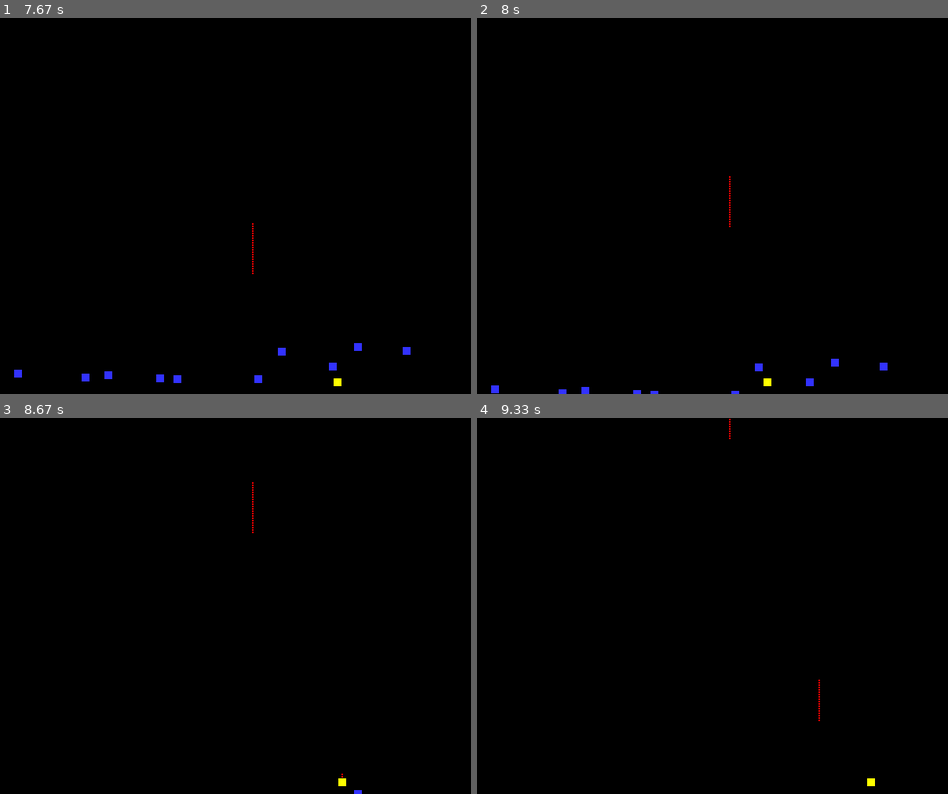
Above: before the commit, frames 1-4 (two rows, left to right).
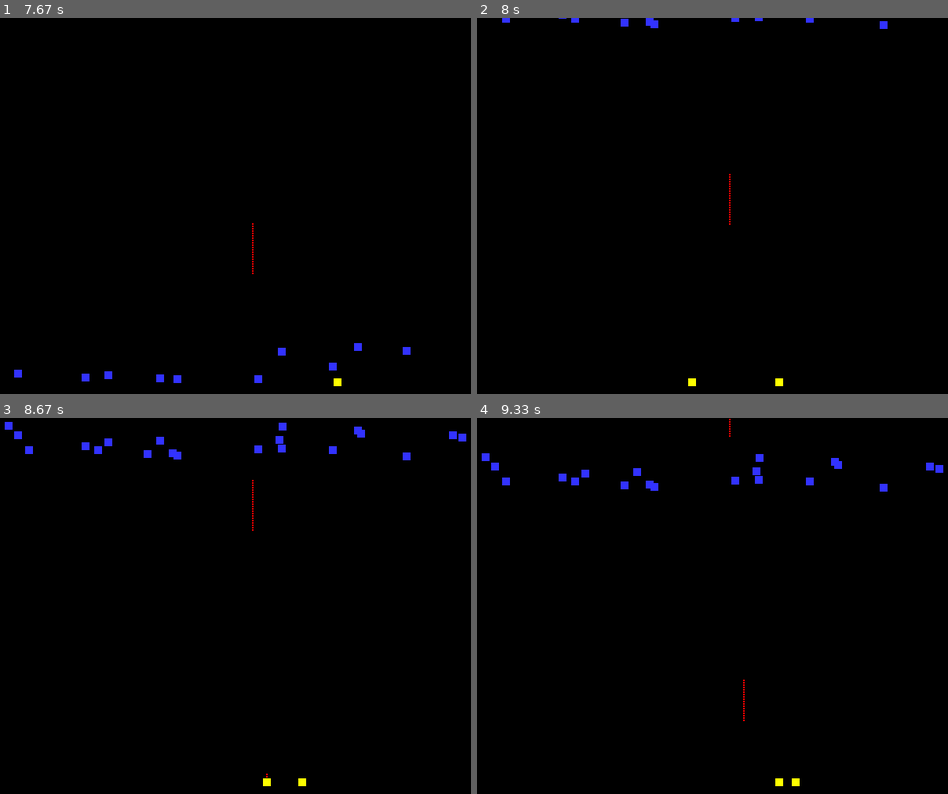
Above: after the commit, the same moments.

Repository: cduck1/dukecw-classwork
Game: pygame game, started from invaders.py
The game is run twice, just before and just after one commit, with the same random seed, the same clock (stepped at 60 frames per second) and the same inputs.
Inputs:
- Up to frame 1 (7.67 s): hold Right 0.33-0.8 s; hold Up 0.83-1.13 s; hold Right 1.17-1.63 s; hold Left 1.67-2.2 s; hold Left 2.23-2.63 s; hold Up 2.67-3.03 s; hold Right 3.07-3.7 s; hold Left 3.73-4.2 s; hold Right 4.23-4.7 s; hold Up 4.73-5.03 s; hold Right 5.07-5.53 s; hold Left 5.57-6.1 s; hold Left 6.13-6.53 s; hold Up 6.57-6.93 s; hold Right 6.97-7.6 s; hold Left from 7.63 s (still down)
- Up to frame 2 (8 s): keep holding Left
- Up to frame 3 (8.67 s): release Left at 8.1 s; hold Right 8.13-8.6 s; hold Up from 8.63 s (still down)
- Up to frame 4 (9.33 s): release Up at 8.93 s; hold Right from 8.97 s (still down)

Frame 1 is identical in both runs. In frame 2, 0.6% of the frame differs, in the area x 3-88%, y 0-100%; in frame 3, 0.8%; in frame 4, 0.8%, in the area x 1-99%, y 5-98%.

Commit message:
Update invaders.py

Diff:
--- a/invaders.py
+++ b/invaders.py
@@ -15,10 +15,6 @@
 screen = pygame.display.set_mode(size)
 # -- Title of new window/screen
 pygame.display.set_caption("Invader")
-# -- Exit game flag set to false
-done = False
-# -- Variables
-bullet_count = 100
 score = 0
 lives = 10
 print("Lives: " + str(lives))
@@ -26,6 +22,7 @@
 invader_group = pygame.sprite.Group()
 player_group = pygame.sprite.Group()
 bullet_group = pygame.sprite.Group()
+deathbarrier_group = pygame.sprite.Group()
 # Create a list of all sprites
 all_sprites_group = pygame.sprite.Group()
 # -- Manages how fast screen refreshes
@@ -96,72 +93,96 @@
         #End Procedure
     def update(self):
         self.rect.y -= 3
-
     #End Procedure
 #End Class
 
+class deathBarrier(pygame.sprite.Sprite):
+    def __init__(self,color,width,height):
+        super().__init__()
+        self.image = pygame.Surface([width,height])
+        self.image.fill(color)
+        self.rect = self.image.get_rect()
+        #start of the death barrier is at at the bottom left of the screen
+        self.rect.y = 480
+        self.rect.x = 0
 
-# Create the invaderships
-number_of_ships = 10 # we are creating 50 invaders
-for x in range (number_of_ships):
-    my_invader = invader(BLUE, 10, 10, 1, random.randrange(0, 600), random.randrange(-50, 0)) # invaderships are white with size 5 by 5 px
-    invader_group.add(my_invader) # adds the new invadership to the group of invaderships
-    all_sprites_group.add(my_invader) # adds it to the group of all Sprites
-#Next
-
-# Create the player
-my_player = player(YELLOW, 10, 10)
-player_group.add(my_player)
-all_sprites_group.add(my_player)
-
-# -- Game Loop
-while not done:
-    # -- User input and controls
-    for event in pygame.event.get():
-        if event.type == pygame.QUIT:
-            done = True
-        elif event.type == pygame.KEYDOWN: # - a key is down
-            if event.key == pygame.K_ESCAPE: # - if the escape key pressed
-                done = True
-            #End If
-    keys = pygame.key.get_pressed()
-    if keys[pygame.K_UP]:
-        # Create the bullet
-        my_bullet = bullet(RED, 2, 2, (my_player.rect.x) + 4, my_player.rect.y)
-        bullet_group.add(my_bullet)
-        all_sprites_group.add(my_bullet)
-        bullet_count = bullet_count - 1
-        print("Bullet count: " + str(bullet_count))
-    if keys[pygame.K_LEFT]:
-        my_player.moveLeft(3)
-    if keys[pygame.K_RIGHT]:
-        my_player.moveRight(3)
-
-    # -- Game logic goes after this comment
-    all_sprites_group.update()
-    # -- when invader hits the player add 5 to score.
-    player_hit_group = pygame.sprite.spritecollide(my_player, invader_group, True)
-    # -- when invader hits the bullet add 5 to score.
-    for my_bullet in bullet_group:
-        bullet_hit_group = pygame.sprite.groupcollide(bullet_group, invader_group, True, True)
-        if bullet_hit_group == True:
-            score = score + 5
-            print("Score: " + str(score))
-    if my_invader.rect.y == 480:
-        lives = lives - 1
-        print("Lives: " + str(lives))
+def gameLoop(lives, score):
+    # -- Exit game flag set to false
+    done = False
+    # -- Variables
+    bullet_count = 100
 
     #end the game when the player's lives are 0
     if lives == 0:
-        print("NO LIVES")
+        print("NO LIVES. GAME OVER.")
         done = True
-    # -- Screen background is BLACK
-    screen.fill (BLACK)
-    # -- Draw here
-    all_sprites_group.draw(screen)
-    # -- flip display to reveal new position of objects
-    pygame.display.flip()
-    # - The clock ticks over
-    clock.tick(60)
-    #End While - End of game loop
+
+    # Create the invaderships
+    number_of_ships = 10 # we are creating 50 invaders
+    for x in range (number_of_ships):
+        my_invader = invader(BLUE, 10, 10, 1, random.randrange(0, 600), random.randrange(-50, 0)) # invaderships are white with size 5 by 5 px
+        invader_group.add(my_invader) # adds the new invadership to the group of invaderships
+        all_sprites_group.add(my_invader) # adds it to the group of all Sprites
+    #Next
+
+    # Create the player
+    my_player = player(YELLOW, 10, 10)
+    player_group.add(my_player)
+    all_sprites_group.add(my_player)
+
+    # create the death barrier
+    my_deathbarrier = deathBarrier(RED, 640, 1)
+    deathbarrier_group.add(my_deathbarrier)
+    all_sprites_group.add(my_deathbarrier)
+
+    # -- Game Loop
+    while not done:
+        # -- User input and controls
+        for event in pygame.event.get():
+            if event.type == pygame.QUIT:
+                done = True
+            elif event.type == pygame.KEYDOWN: # - a key is down
+                if event.key == pygame.K_ESCAPE: # - if the escape key pressed
+                    done = True
+                #End If
+        keys = pygame.key.get_pressed()
+        if keys[pygame.K_UP]:
+            # Create the bullet
+            my_bullet = bullet(RED, 2, 2, (my_player.rect.x) + 4, my_player.rect.y)
+            bullet_group.add(my_bullet)
+            all_sprites_group.add(my_bullet)
+            bullet_count = bullet_count - 1
+            print("Bullet count: " + str(bullet_count))
+        if keys[pygame.K_LEFT]:
+            my_player.moveLeft(3)
+        if keys[pygame.K_RIGHT]:
+            my_player.moveRight(3)
+
+        # -- Game logic goes after this comment
+        all_sprites_group.update()
+        # -- when invader hits the player add 5 to score.
+        player_hit_group = pygame.sprite.spritecollide(my_player, invader_group, True)
+        # -- when invader hits the bullet add 5 to score.
+        for my_bullet in bullet_group:
+            if pygame.sprite.groupcollide(bullet_group, invader_group, True, True):
+                score = score + 5
+                print("Score: " + str(score))
+
+        if pygame.sprite.spritecollide(my_deathbarrier, invader_group, False):
+            lives = lives - 1
+            print("Lives: " + str(lives))
+            for my_invader in invader_group:
+                my_invader.rect.y = random.randrange(-50, 0)
+            gameLoop(lives, score)
+
+        # -- Screen background is BLACK
+        screen.fill (BLACK)
+        # -- Draw here
+        all_sprites_group.draw(screen)
+        # -- flip display to reveal new position of objects
+        pygame.display.flip()
+        # - The clock ticks over
+        clock.tick(60)
+        #End While - End of game loop
+gameLoop(lives, score)
 pygame.quit()
